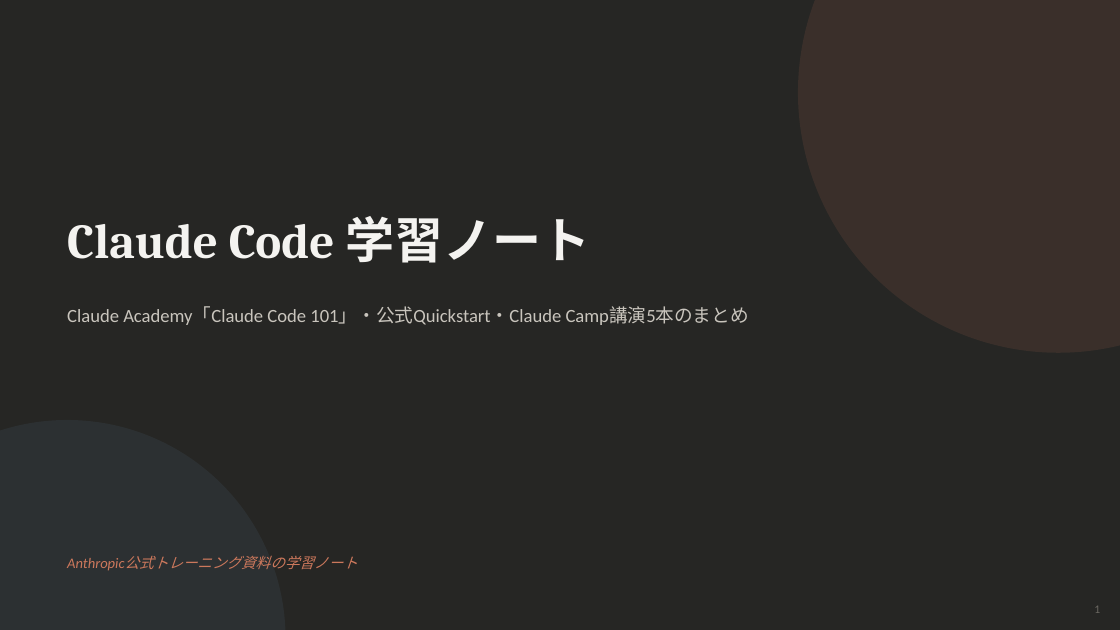
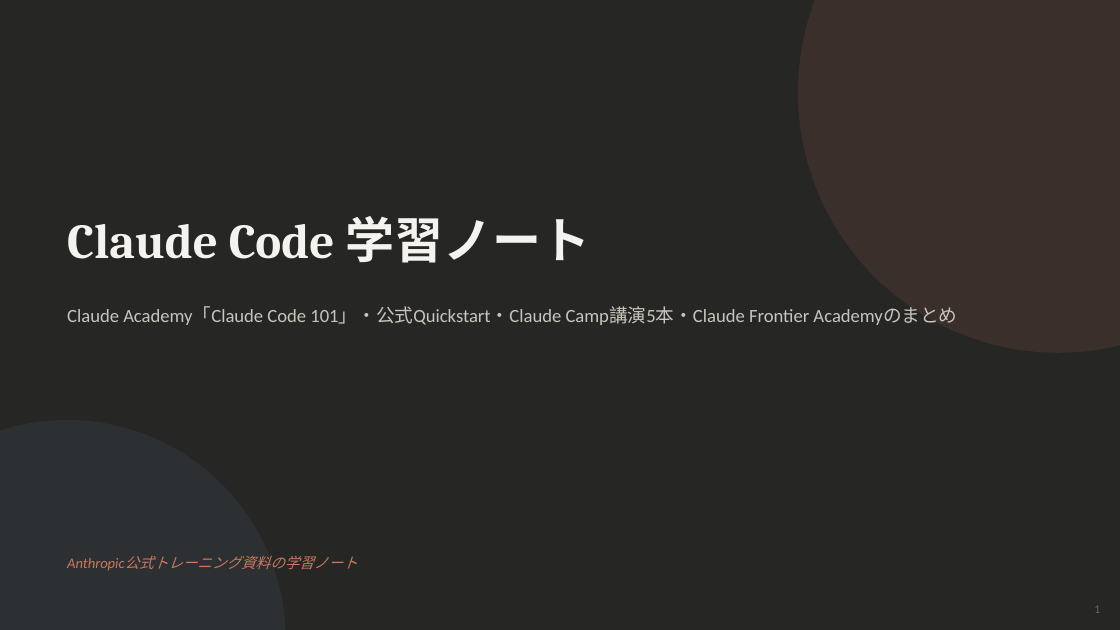
Before and after one commit to w-index-m/tech-notes, a slide deck: slide 1 of claude-camp-training-notes.pptx. Drawn at 1120x630 pixels with LibreOffice and Linux fonts; fonts in the diff are those of the drawing. Boxes give left, top, right and bottom in pixels: in the first picture for what was removed or moved away, otherwise in the second. Text is boxed around its words. In the diff, an @@ line names an element or a change of style, - is before the commit and + after.

```diff
--- a/claude-camp-training-notes.pptx
+++ b/claude-camp-training-notes.pptx
@@ text at [67, 307, 957, 325]: text changed @@
-Claude Academy「Claude Code 101」・公式Quickstart・Claude Camp講演5本のまとめ
+Claude Academy「Claude Code 101」・公式Quickstart・Claude Camp講演5本・Claude Frontier Academyのまとめ
```
Also in this commit, not shown: 2 other slides changed, 1 slide added, 2 other files.
